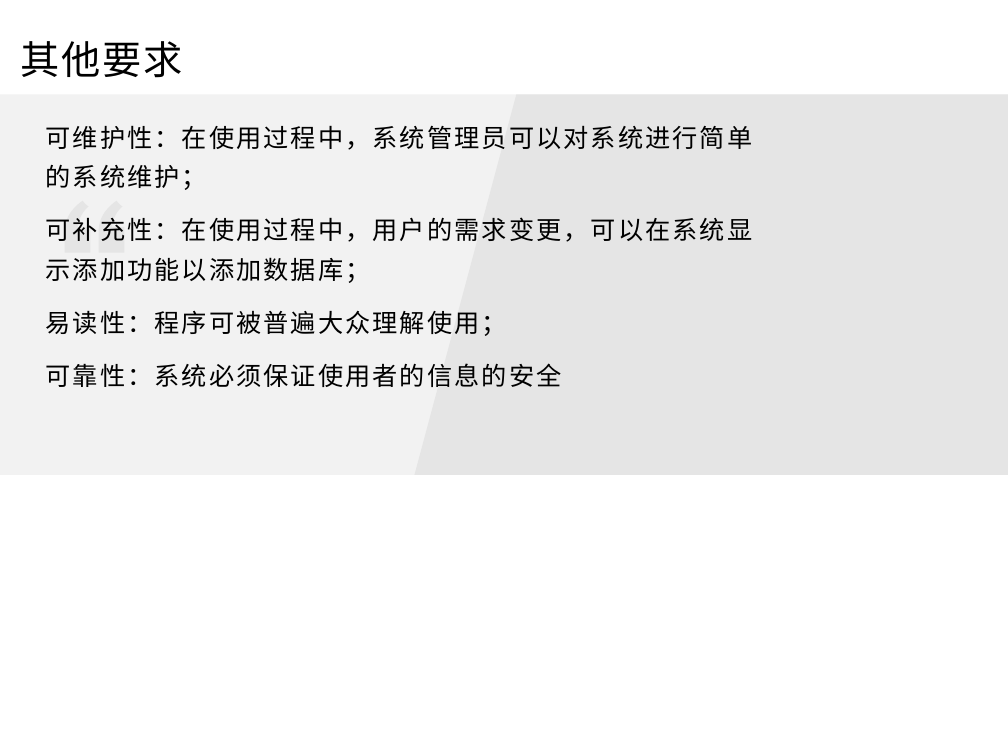
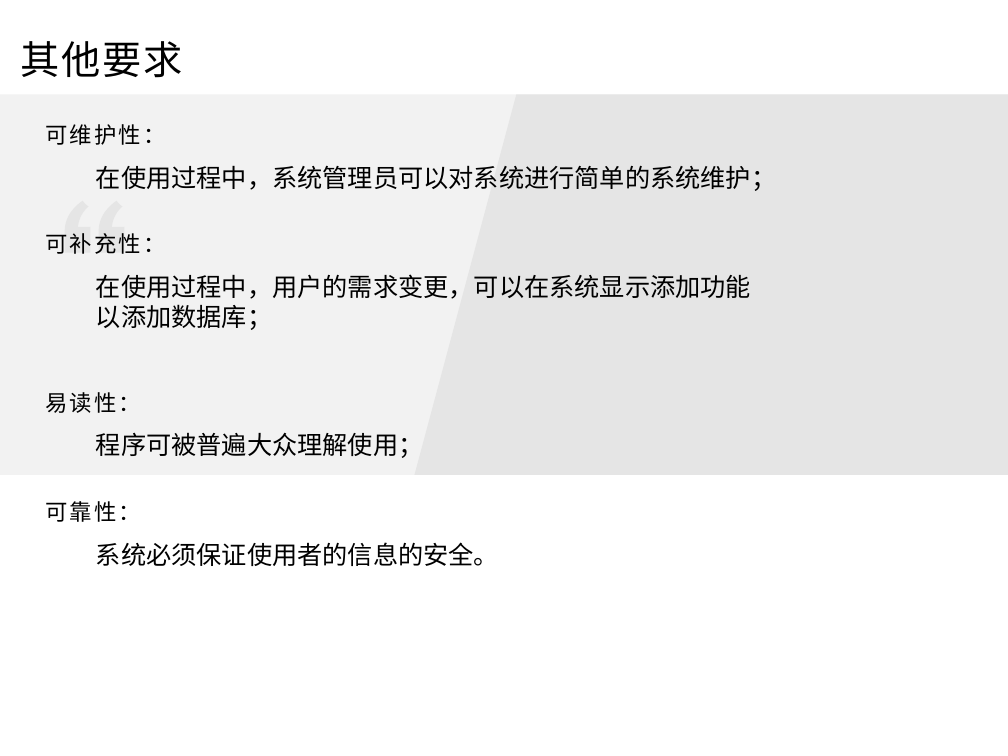
Before and after one commit to agukl/tankWar, a slide deck: slide 8 of 需求分析 .pptx (slide 6 before the commit). Drawn at 1008x756 pixels with LibreOffice and Linux fonts; fonts in the diff are those of the drawing. Boxes give left, top, right and bottom in pixels: in the first picture for what was removed or moved away, otherwise in the second. Text is boxed around its words. In the diff, an @@ line names an element or a change of style, - is before the commit and + after.

```diff
--- a/需求分析 .pptx
+++ b/需求分析 .pptx
@@ text at [45,124,776,566]: text changed @@
-可维护性：在使用过程中，系统管理员可以对系统进行简单的系统维护；
-可补充性：在使用过程中，用户的需求变更，可以在系统显示添加功能以添加数据库；
-易读性：程序可被普遍大众理解使用；
-可靠性：系统必须保证使用者的信息的安全
+可维护性：
+  在使用过程中，系统管理员可以对系统进行简单的系统维护；
+可补充性：
+  在使用过程中，用户的需求变更，可以在系统显示添加功能以添加数据库；
+易读性：
+  程序可被普遍大众理解使用；
+可靠性：
+  系统必须保证使用者的信息的安全。
```
Also in this commit, not shown: 7 other slides changed, 2 slides added, 1 other file.
